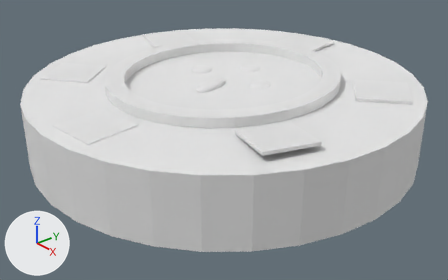
One commit to the Blender file working/subahu/PokerChip/PokerChip.blend: the scene before it, then after it.
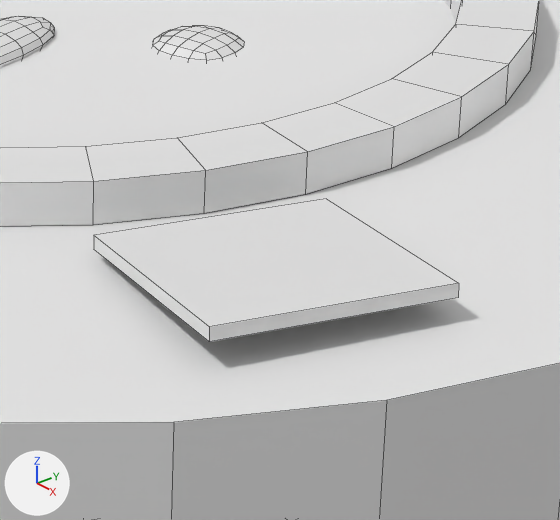
Each version appears first whole from a camera (50 mm lens) standing at (1.764, -1.979, 1.844) and looking at (-0.486, -0.086, 0.435), and next in a close-up on the part from 47% to 77% of the width and 27% to 71% of the height. Arrows for +X, +Y and +Z are at lower left; the lights stay in place. The close-ups show mesh edges as thin lines.
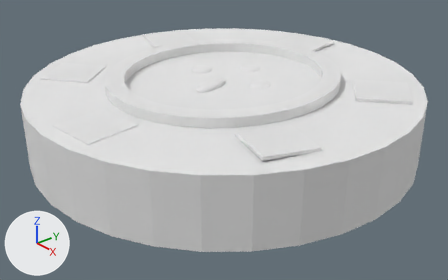
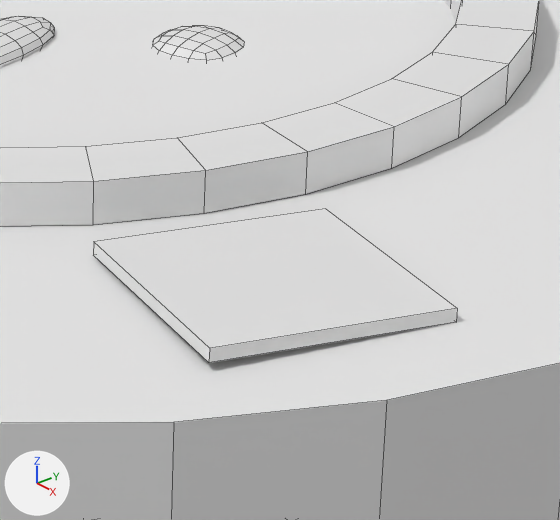
Boxes (x1, y1, x2, y2) around the edits, measured in the close-ups (560 x 520 px):
'Cube.002', moved, turned: before (94, 199, 459, 342); after (94, 209, 457, 363)

What changed in the scene script:
```text
Change ob_cube_002:
    ob_cube_002.location: (0.164, -0.352, 0.765) -> (0.164, -0.352, 0.749)
    ob_cube_002.rotation_euler: (-0.0738, 0.0184, 1.268) -> (-0.0183, 0.0357, 1.269)  # degrees (-4.2, 1.1, 73) -> degrees (-1, 2, 73)
```
